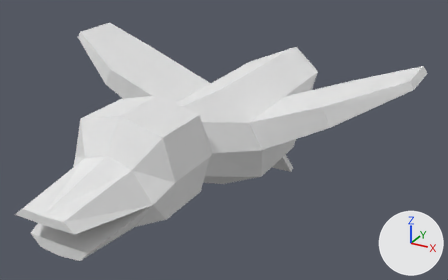
The Blender file Assets/Models/Duck/Duck.blend, before and after one commit.
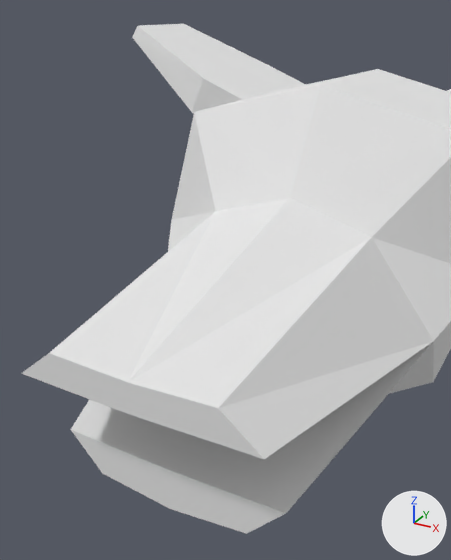
Each version is shown whole from a 50 mm lens placed at (0.831, -1.376, 0.752), pointed at (0.042, 0.059, 0.034), then close up from a 50 mm lens placed at (0.179, -0.832, 0.299), pointed at (0.019, -0.54, 0.153). The lights are fixed; the arrows at lower right show +X, +Y and +Z.
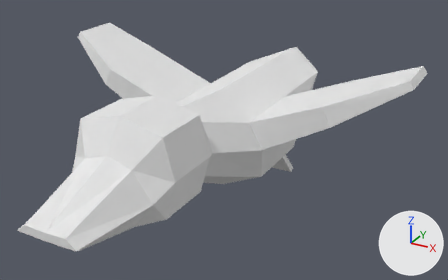
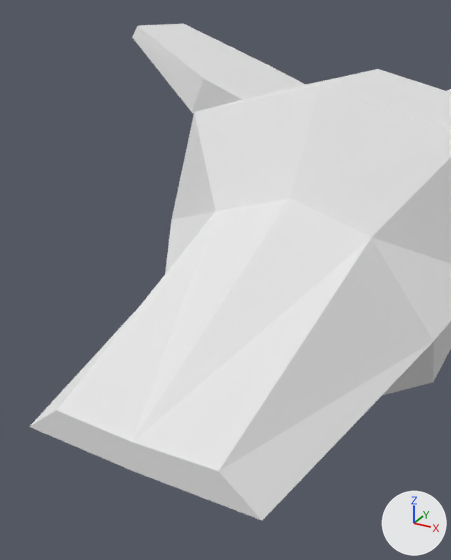
Location of each change, [x1, y1, x2, y2] in pixels of the close-ups (451 x 560 px; the box of a moved part takes in the faces that stretch with it):
'Cube', reshaped: before [21, 24, 451, 534]; after [30, 24, 451, 520]
part 1 of me_cube_001, moved or reshaped: before [21, 219, 433, 534]; after [30, 221, 433, 520]

The change in detail:
me_cube_001 has 66 vertices, 58 faces and spans x -0.001..0.54, y -0.612..0.678, z -0.21..0.267.
me_cube_001 is used by ob_cube; location (0.0, 0.0, 0.0).
Before the commit, vertices of me_cube_001: 38 (0.055, -0.612, 0.12) at pixel (218, 408), 39 (0.0, -0.612, 0.118) at pixel (127, 382), 40 (0.08, -0.612, 0.099) at pixel (264, 459), 41 (0.0, -0.612, 0.098) at pixel (130, 414), 42 (0.055, -0.579, 0.01) at pixel (246, 533).
Before the commit, vertices of me_cube_001: 43 (0.0, -0.579, 0.004) at pixel (170, 509), 44 (0.079, -0.579, 0.037) at pixel (286, 513), 45 (0.0, -0.579, 0.035) at pixel (168, 470).
Part 1, on me_cube_001:
Vertices 38 to 41 of me_cube_001 move by (0.0, 0.0, -0.039).
Vertices 42 to 45 of me_cube_001 move by (0.0, 0.0, 0.024).
